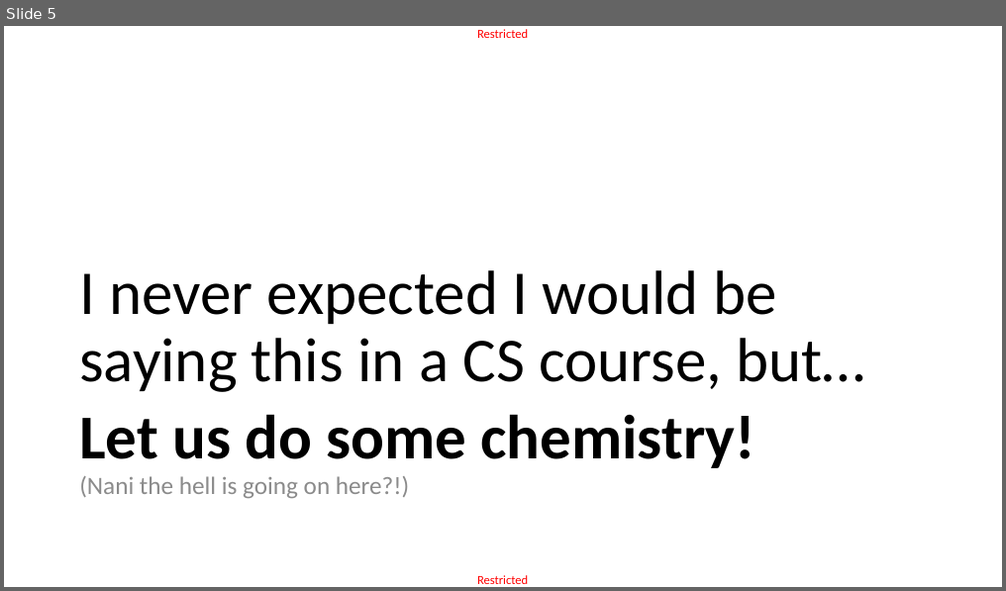
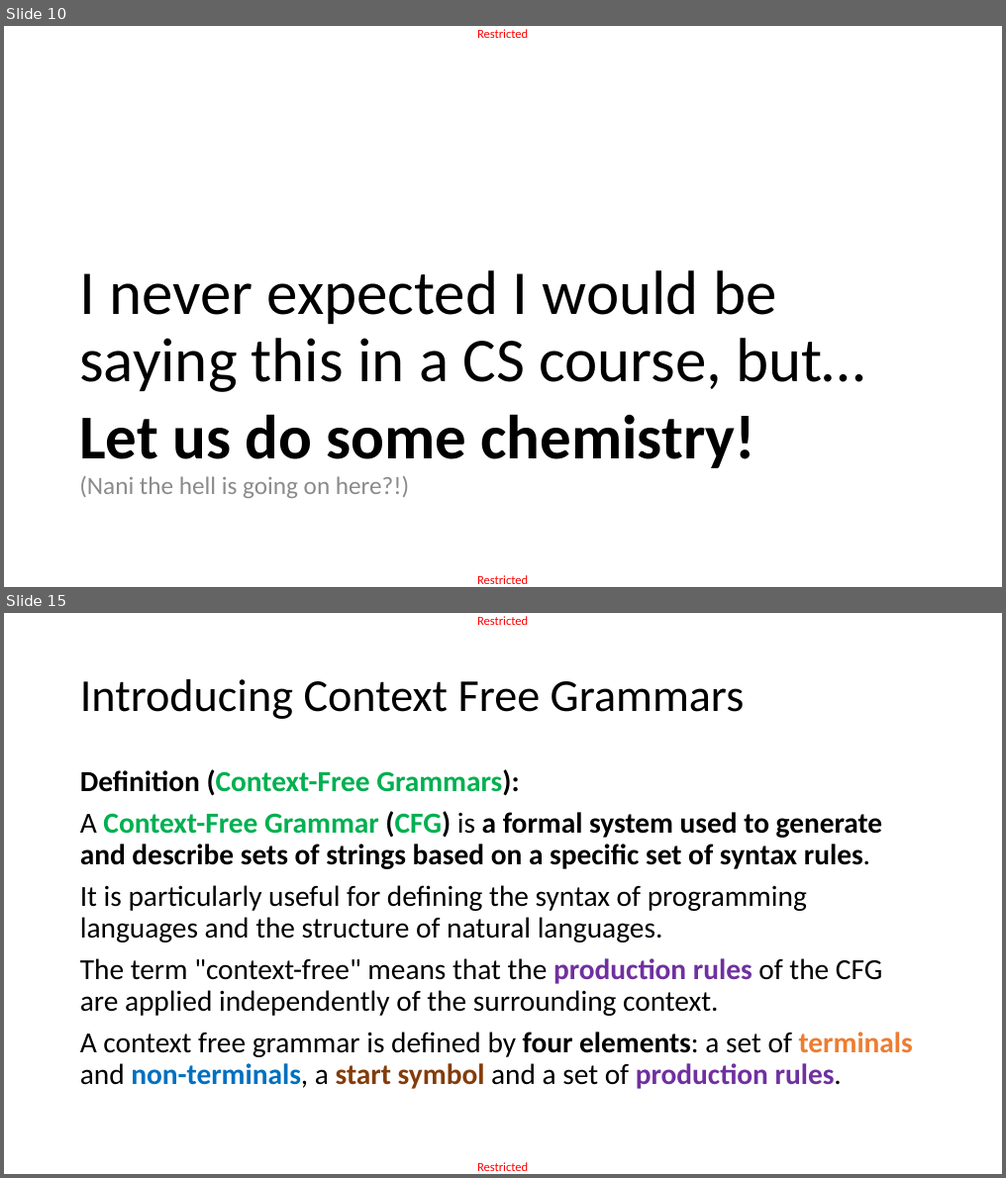
Before and after one commit to matthieudemari/SUTD_PLC_50_051, a slide deck: W10/W10S2/W10S2.pptx. Shown one above the other, each under a label of ours: slide 5 before the commit, slides 10 and 15 after it; the slides between them are not shown. The pictures are 1006x591 and 1006x1178 pixels, drawn with LibreOffice and Linux fonts; fonts in the diff are those of the drawing. Boxes give left, top, right and bottom in pixels: in the first picture for what was removed or moved away, otherwise in the second. Text is boxed around its words. In the diff, an @@ line names an element or a change of style, - is before the commit and + after.

Commit message:
Added slides to W10S2 on CFG.

```diff
--- a/W10/W10S2/W10S2.pptx
+++ b/W10/W10S2/W10S2.pptx
@@ slide 15 added at (x1=4, y1=613, x2=1002, y2=1174), background #FFFFFF; not listed: 2 template elements that a slide beside it also shows @@
@@ title added at (x1=80, y1=679, x2=745, y2=719), 44 pt, text #000000 @@
+Introducing Context Free Grammars
@@ text added at (x1=80, y1=769, x2=913, y2=1089), 28 pt, text #000000 @@
+Definition (Context-Free Grammars):
+A Context-Free Grammar (CFG) is a formal system used to generate and describe sets of strings based on a specific set of syntax rules.
+It is particularly useful for defining the syntax of programming languages and the structure of natural languages.
+The term "context-free" means that the production rules of the CFG are applied independently of the surrounding context.
+A context free grammar is defined by four elements: a set of terminals and non-terminals, a start symbol and a set of production rules.
@@ what was slide 5 is now slide 10 @@
```
Also in this commit, not shown: 35 other slides added, 2 slides removed.
